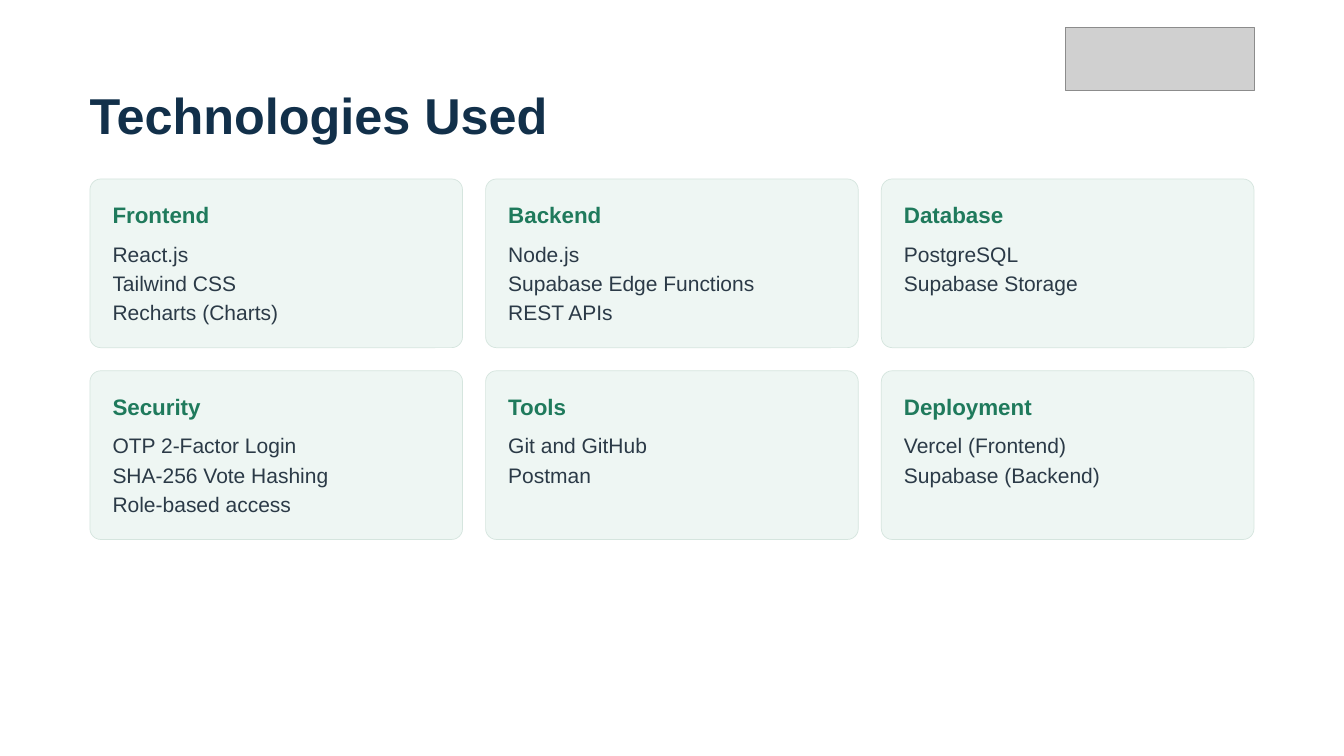
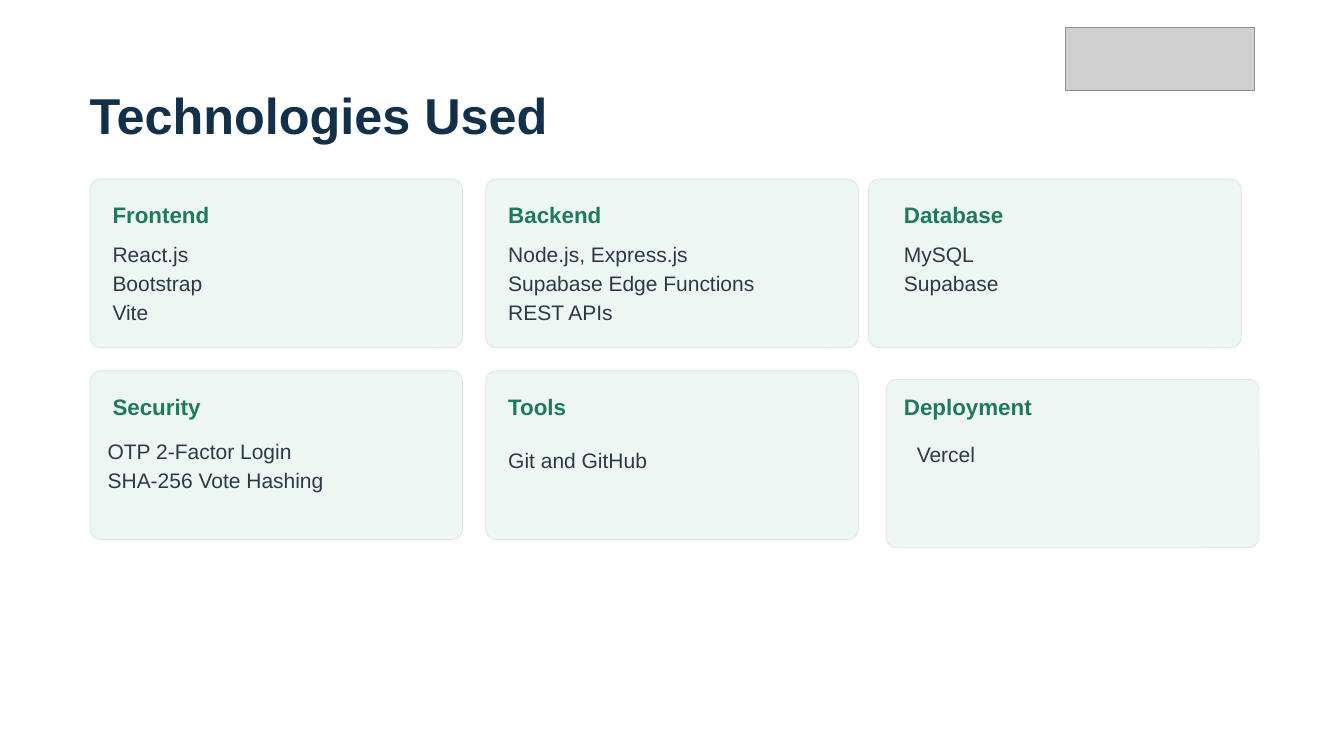
Before and after one commit to Arunkumar30102006/Shareholder-voting-platform, a slide deck: slide 4 of Vote_India_Secure_Review-0.pptx. Drawn at 1344x756 pixels with LibreOffice and Linux fonts; fonts in the diff are those of the drawing; grey boxes stand for pictures. Boxes give left, top, right and bottom in pixels: in the first picture for what was removed or moved away, otherwise in the second. Text is boxed around its words. In the diff, an @@ line names an element or a change of style, - is before the commit and + after.

```diff
--- a/Vote_India_Secure_Review-0.pptx
+++ b/Vote_India_Secure_Review-0.pptx
@@ rounded rectangle: place and size @@
-rounded rectangle at [881, 179, 1254, 348]
+rounded rectangle at [869, 179, 1242, 348]
@@ text at [508, 246, 688, 266]: text changed @@
-Node.js
+Node.js, Express.js
@@ text at [904, 247, 998, 295]: text changed @@
-PostgreSQL
-Supabase Storage
+MySQL
+Supabase
@@ text at [113, 276, 203, 320]: text changed @@
-Tailwind CSS
-Recharts (Charts)
+Bootstrap
+Vite
@@ rounded rectangle: place and size @@
-rounded rectangle at [881, 371, 1254, 539]
+rounded rectangle at [886, 379, 1259, 547]
@@ text "Git and GitHub": place and size @@
-text "Git and GitHub" at [508, 437, 647, 483]
+text "Git and GitHub" at [508, 452, 647, 468]
@@ text at [917, 446, 975, 462]: text changed @@
-Vercel (Frontend)
-Supabase (Backend)
+Vercel
@@ text at [508, 468, 591, 483]: paragraph removed @@
-Postman
@@ text at [113, 496, 291, 512]: paragraph removed @@
-Role-based access
```
Also in this commit, not shown: 2 other slides changed, 7 slides added, 18 other files.
